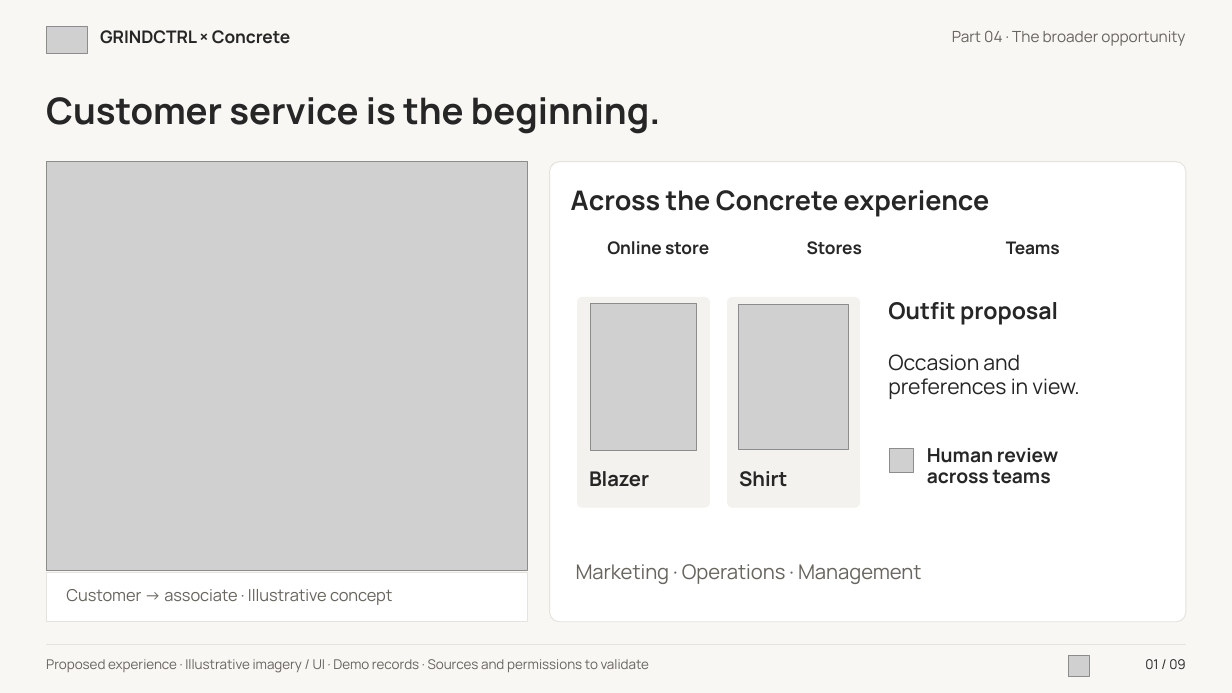
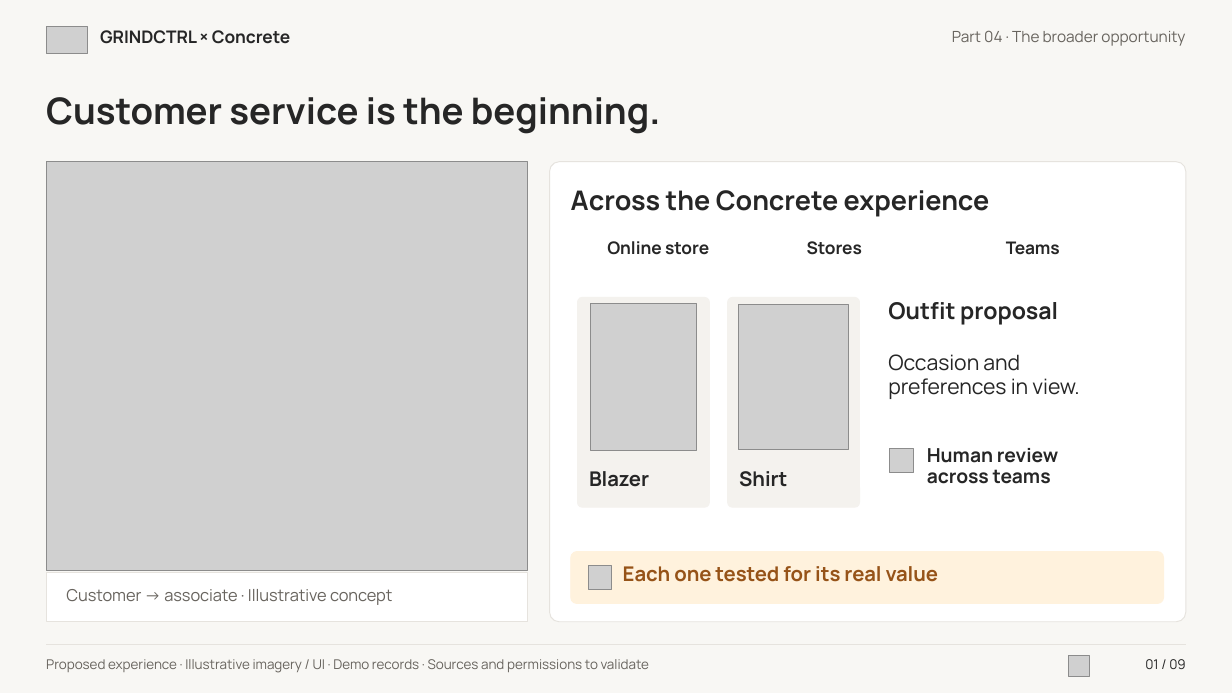
Before and after one commit to mhhmod/grindctrl_booking, a slide deck: slide 1 of GRINDCTRL_Concrete_Part04_AI_Opportunities_en.pptx. Drawn at 1232x693 pixels with LibreOffice and Linux fonts; fonts in the diff are those of the drawing; grey boxes stand for pictures; background and template pictures are left out. Boxes give left, top, right and bottom in pixels: in the first picture for what was removed or moved away, otherwise in the second. Text is boxed around its words. In the diff, an @@ line names an element or a change of style, - is before the commit and + after.

```diff
--- a/GRINDCTRL_Concrete_Part04_AI_Opportunities_en.pptx
+++ b/GRINDCTRL_Concrete_Part04_AI_Opportunities_en.pptx
@@ rounded rectangle resized from (x1=576, y1=564, x2=921, y2=584) to (x1=571, y1=552, x2=1165, y2=604) @@
@@ rounded rectangle at (x1=571, y1=552, x2=1165, y2=604): fill none to #FFF2DD; outline none to #FFF2DD 0.75 pt @@
@@ text in rounded rectangle at (x1=576, y1=564, x2=921, y2=584): text removed @@
-Marketing · Operations · Management
@@ picture added at (x1=588, y1=566, x2=611, y2=589) @@
@@ text added at (x1=623, y1=566, x2=939, y2=582), 15.8 pt, text #965318, bold @@
+Each one tested for its real value
```
Also in this commit, not shown: 7 other slides changed, 40 other files.
